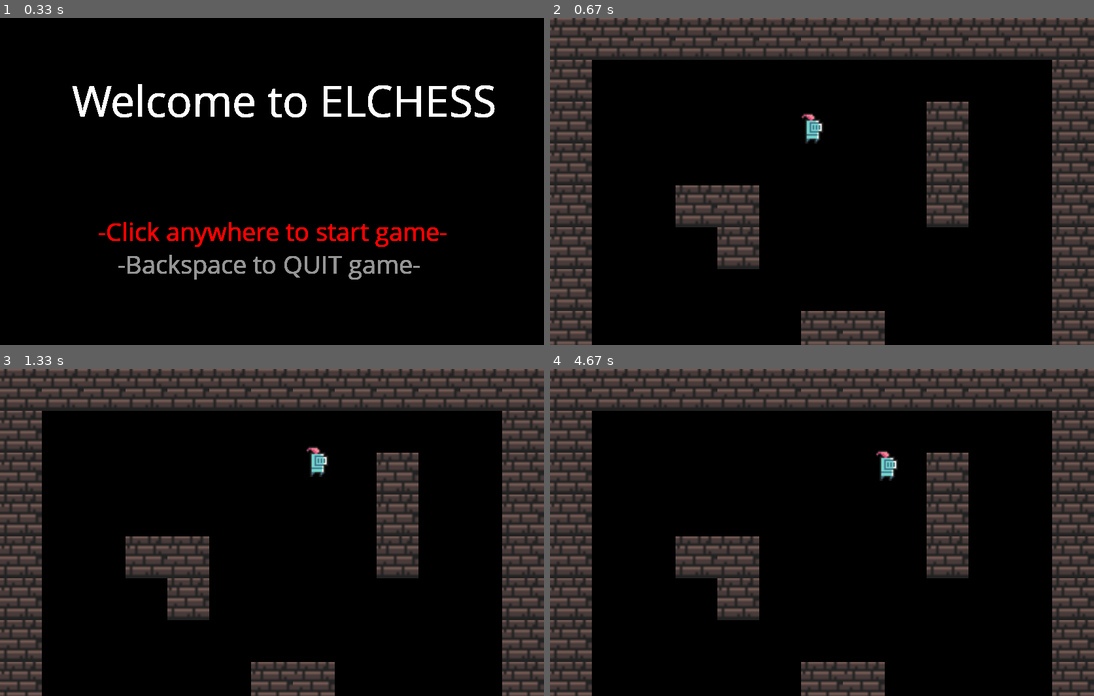
Above: before the commit, frames 1-4 (two rows, left to right).
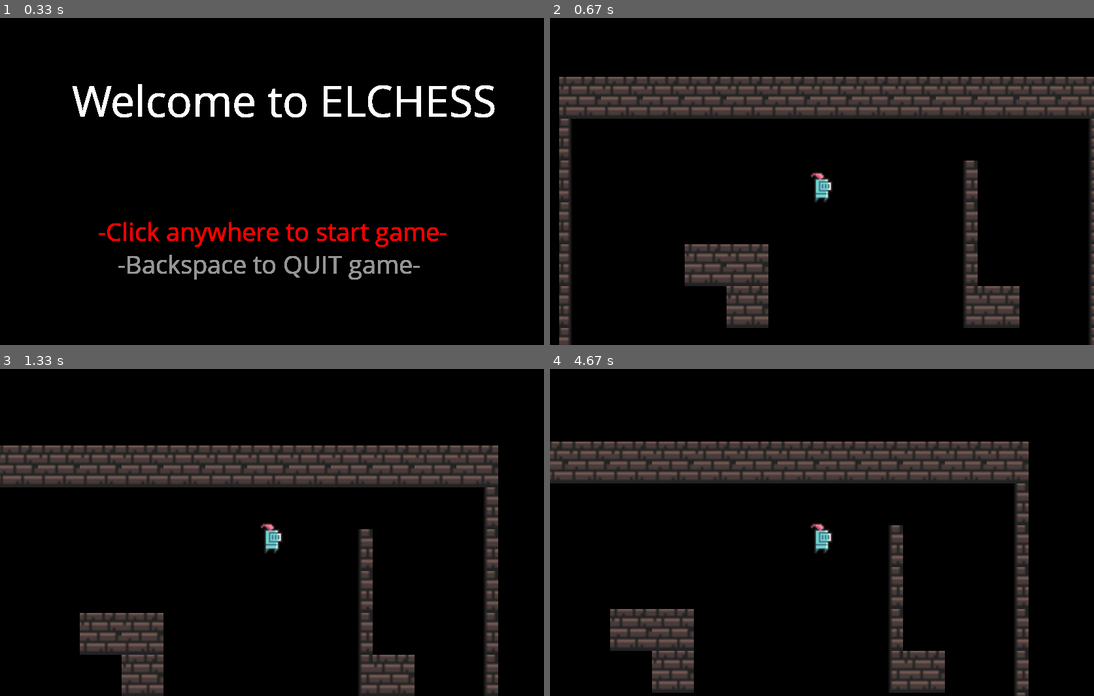
Above: after the commit, the same moments.

Repository: kobemaristela/ElChess
Game: pygame game, started from Map/rpg_game.py
The game is run twice, just before and just after one commit, with the same random seed, the same clock (stepped at 60 frames per second) and the same inputs.
Inputs (mouse positions are in pixels of both pictures, inside the frame that each line leads up to):
- Up to frame 1 (0.33 s): no input
- Up to frame 2 (0.67 s): click (822, 181) at 0.38 s
- Up to frame 3 (1.33 s): hold Right 0.67-1.13 s; hold Up from 1.17 s (still down)
- Up to frame 4 (4.67 s): release Up at 1.47 s; hold Right 1.5-1.97 s; hold Left 2-2.53 s; hold Down 2.57-2.87 s; hold Left 2.9-3.3 s; hold Up 3.33-3.7 s; hold Right 3.73-4.37 s; hold Down from 4.4 s (still down)

Frame 1 is identical in both runs. In frame 2, 47% of the frame differs, in the area x 0-100%, y 0-100%; in frame 3, 50%; in frame 4, 49%.

Commit message:
Player can now move around map while being centered on screen

Diff:
--- a/Map/map_constants.py
+++ b/Map/map_constants.py
@@ -7,17 +7,17 @@
 
 RPG_MAP = [
 ['w', 'w', 'w', 'w', 'w', 'w', 'w', 'w', 'w', 'w', 'w', 'w', 'w'],
-['w', ' ', ' ', ' ', ' ', ' ', ' ', ' ', ' ', ' ', ' ', ' ', 'w'],
-['w', ' ', ' ', ' ', ' ', ' ', 'p', ' ', ' ', 'w', ' ', ' ', 'w'],
-['w', ' ', ' ', ' ', ' ', ' ', ' ', ' ', ' ', 'w', ' ', ' ', 'w'],
-['w', ' ', ' ', 'w', 'w', ' ', ' ', ' ', ' ', 'w', ' ', ' ', 'w'],
-['w', ' ', ' ', ' ', 'w', ' ', ' ', ' ', ' ', ' ', ' ', ' ', 'w'],
-['w', ' ', ' ', ' ', ' ', ' ', ' ', ' ', ' ', ' ', ' ', ' ', 'w'],
-['w', ' ', ' ', ' ', ' ', ' ', 'w', 'w', ' ', ' ', ' ', ' ', 'w'],
-['w', ' ', ' ', 'w', 'w', ' ', ' ', ' ', 'w', ' ', 'w', ' ', 'w'],
-['w', ' ', 'w', 'B', 'w', ' ', ' ', ' ', ' ', ' ', ' ', ' ', 'w'],
-['w', ' ', ' ', ' ', 'w', ' ', ' ', ' ', ' ', ' ', ' ', ' ', 'w'],
-['w', ' ', 'w', 'w', 'w', ' ', ' ', ' ', ' ', 'w', ' ', ' ', 'w'],
-['w', ' ', ' ', ' ', ' ', ' ', ' ', ' ', ' ', 'w', ' ', ' ', 'w'],
+['l', ' ', ' ', ' ', ' ', ' ', ' ', ' ', ' ', ' ', ' ', ' ', 'r'],
+['l', ' ', ' ', ' ', ' ', ' ', 'p', ' ', ' ', 'r', ' ', ' ', 'r'],
+['l', ' ', ' ', ' ', ' ', ' ', ' ', ' ', ' ', 'r', ' ', ' ', 'r'],
+['l', ' ', ' ', 'w', 'w', ' ', ' ', ' ', ' ', 'r', ' ', ' ', 'r'],
+['l', ' ', ' ', ' ', 'w', ' ', ' ', ' ', ' ', 'r', 'w', ' ', 'r'],
+['l', ' ', ' ', ' ', ' ', ' ', ' ', ' ', ' ', ' ', ' ', ' ', 'r'],
+['l', ' ', ' ', ' ', ' ', ' ', 'w', 'w', ' ', ' ', ' ', ' ', 'r'],
+['l', ' ', 'w', 'w', 'l', ' ', ' ', ' ', 'w', ' ', 'w', 'w', 'r'],
+['l', ' ', ' ', 'B', 'l', ' ', ' ', ' ', ' ', 'l', ' ', ' ', 'r'],
+['l', ' ', ' ', ' ', 'l', ' ', ' ', ' ', ' ', ' ', ' ', ' ', 'r'],
+['l', ' ', ' ', ' ', 'l', ' ', ' ', ' ', 'w', 'l', ' ', ' ', 'r'],
+['l', ' ', ' ', 'w', ' ', ' ', ' ', ' ', ' ', 'l', ' ', ' ', 'r'],
 ['w', 'w', 'w', 'w', 'w', 'w', 'w', 'w', 'w', 'w', 'w', 'w', 'w']
 ]
--- a/Map/map_tiles.py
+++ b/Map/map_tiles.py
@@ -3,9 +3,20 @@
 from map_constants import *
 
 class Wall(pygame.sprite.Sprite):
+    def __init__(self, position, groups, type):
+        super().__init__(groups)
+        if type == 'mid':
+            self.image = pygame.image.load('wall_mid.png').convert_alpha()
+        elif type == 'left':
+            self.image = pygame.image.load('wall_left.png').convert_alpha()
+        elif type == 'right':
+            self.image = pygame.image.load('wall_right.png').convert_alpha()
+        self.rect = self.image.get_rect(topleft = position)
+
+class Floor(pygame.sprite.Sprite):
     def __init__(self, position, groups):
         super().__init__(groups)
-        self.image = pygame.image.load('wall_mid.png').convert_alpha()
+        self.image = pygame.image.load('floor.png').convert_alpha()
         self.rect = self.image.get_rect(topleft = position)
 
 class Boss(pygame.sprite.Sprite):
@@ -52,7 +63,7 @@
     def __init__(self):
         self.display_screen = pygame.display.get_surface()
 
-        self.visible_sprites = pygame.sprite.Group()
+        self.visible_sprites = Player_Camera()
         self.obstacle_sprites = pygame.sprite.Group()
         self.make_map()
 
@@ -62,12 +73,30 @@
                 x = col_index * TILE_SIZE
                 y = row_index * TILE_SIZE
                 if col == 'w':
-                    Wall((x, y), [self.visible_sprites, self.obstacle_sprites])
+                    Wall((x, y), [self.visible_sprites, self.obstacle_sprites], 'mid')
+                elif col == 'l':
+                    Wall((x, y), [self.visible_sprites, self.obstacle_sprites], 'left')
+                elif col == 'r':
+                    Wall((x, y), [self.visible_sprites, self.obstacle_sprites], 'right')
                 elif col == 'p':
                     self.player = Player((x, y), [self.visible_sprites])
                 elif col == 'B':
                    Boss((x, y), [self.visible_sprites, self.obstacle_sprites])
 
     def run(self):
-        self.visible_sprites.draw(self.display_screen)
+        self.visible_sprites.center_camera_draw(self.player)
         self.visible_sprites.update()
+
+class Player_Camera(pygame.sprite.Group):
+    def __init__(self):
+        super().__init__()
+        self.display_screen = pygame.display.get_surface()
+        self.vector_to_keep_player_center = pygame.math.Vector2()
+
+    def center_camera_draw(self, player):
+        self.vector_to_keep_player_center.x = player.rect.centerx - (WIDTH // 2)
+        self.vector_to_keep_player_center.y = player.rect.centery - (HEIGHT // 2)
+
+        for sprite in self.sprites():
+            camera_position = sprite.rect.topleft - self.vector_to_keep_player_center
+            self.display_screen.blit(sprite.image, camera_position)
Binary file added: wall_left.png
Binary file added: wall_right.png
